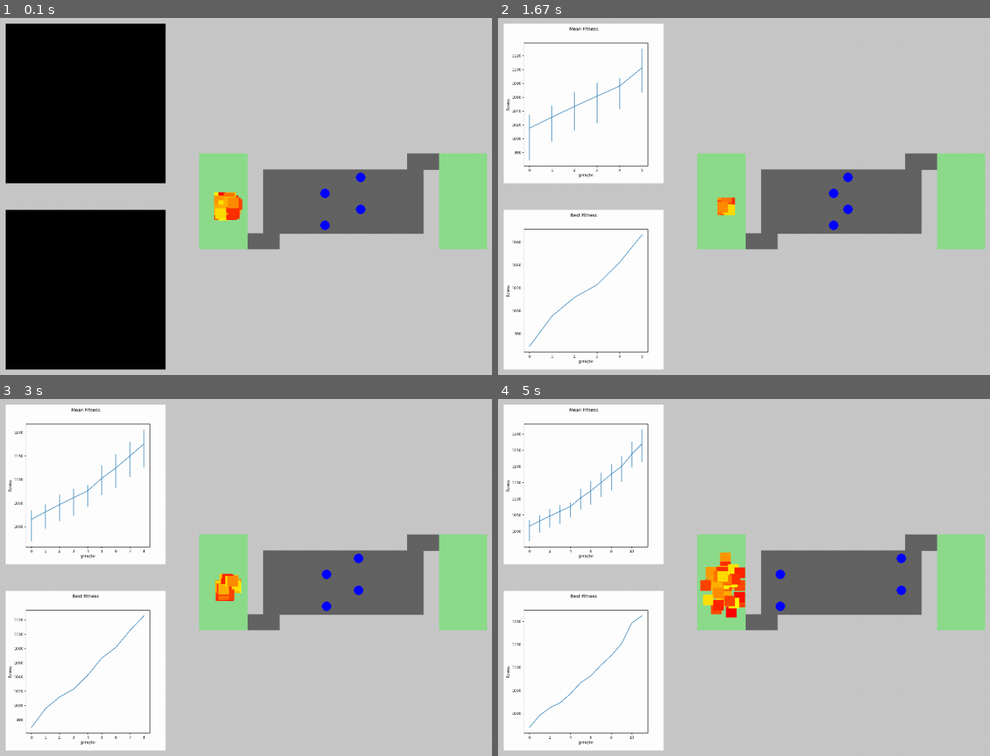
Above: before the commit, frames 1-4 (two rows, left to right).
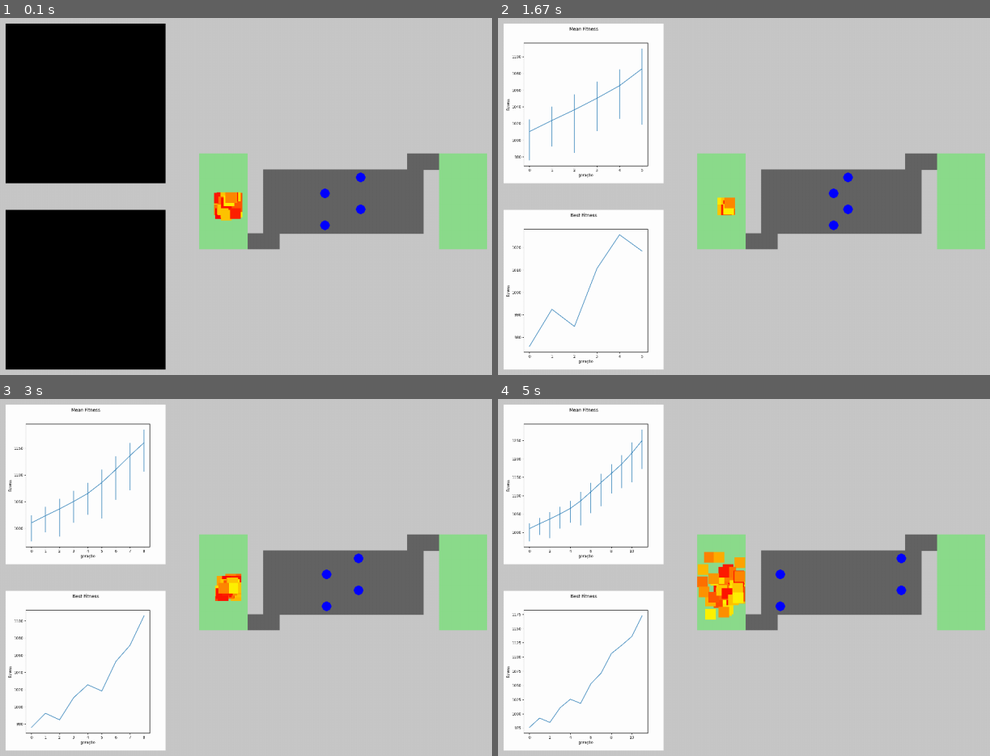
Above: after the commit, the same moments.

Repository: carolineap/hardest-pygame-ever
Game: pygame game, started from simulation_one.py
Same seed, same stepped clock (60 frames per second), same inputs: the game is played once before the commit and once after it.
Inputs:
- Up to frame 1 (0.1 s): no input
- Up to frame 2 (1.67 s): hold Right 0.33-0.8 s; hold Up 0.83-1.13 s; hold W 0.83-1.13 s; tap Space at 0.9, 1.23, 1.53 s; hold Right 1.17-1.63 s; hold D 1.17-1.63 s
- Up to frame 3 (3 s): hold Left 1.67-2.2 s; hold A 1.67-2.2 s; tap Space at 1.73, 2.03, 2.3, 2.63, 2.93 s; hold Down 2.23-2.53 s; hold S 2.23-2.53 s; hold Left 2.57-2.97 s; hold A 2.57-2.97 s
- Up to frame 4 (5 s): hold Up 3-3.37 s; hold W 3-3.37 s; tap Space at 3.07, 3.47, 3.77, 4.13 s; hold Right 3.4-4.03 s; hold D 3.4-4.03 s; hold Down 4.07-4.43 s; hold S 4.07-4.43 s; hold Right from 4.97 s (still down); hold D from 4.97 s (still down)

The runs differ from the first frame. In frame 1, 0.3% of the frame differs, in the area x 43-50%, y 48-57%; in frame 2, 0.9%; in frame 3, 1.1%; in frame 4, 2.2%, in the area x 2-51%, y 9-93%.

Commit message:
add death field

Diff:
--- a/simulation_one.py
+++ b/simulation_one.py
@@ -10,194 +10,196 @@
 
 
 def create_mean_graphic(time, pop_min, pop_max, pop_mean, ax_mean, fig_mean, fig_mean_file, index):
-	pop_error = [pop_min, pop_max]
-	error_interval = (index // 50) + 1
-	ax_mean.errorbar(np.arange(index + 1), pop_mean, yerr=pop_error, errorevery=error_interval)
-	ax_mean.set_xlabel("geração")
-	ax_mean.set_ylabel('fitness')
-	fig_mean.suptitle('Mean Fitness')
-	fig_mean.savefig(str(time) + fig_mean_file, dpi=100)
-	plt.close(fig_mean)
+    pop_error = [pop_min, pop_max]
+    error_interval = (index // 50) + 1
+    ax_mean.errorbar(np.arange(index + 1), pop_mean, yerr=pop_error, errorevery=error_interval)
+    ax_mean.set_xlabel("geração")
+    ax_mean.set_ylabel('fitness')
+    fig_mean.suptitle('Mean Fitness')
+    fig_mean.savefig(str(time) + fig_mean_file, dpi=100)
+    plt.close(fig_mean)
 
 def create_best_graphic(time, pop_best, ax_best, fig_best, fig_best_file, index):
-	ax_best.plot(np.arange(index + 1), pop_best)
-	ax_best.set_xlabel("geração")
-	ax_best.set_ylabel('fitness')
-	fig_best.suptitle('Best Fitness')
-	fig_best.savefig(str(time) + fig_best_file, dpi=100)
-	plt.close(fig_best)
+    ax_best.plot(np.arange(index + 1), pop_best)
+    ax_best.set_xlabel("geração")
+    ax_best.set_ylabel('fitness')
+    fig_best.suptitle('Best Fitness')
+    fig_best.savefig(str(time) + fig_best_file, dpi=100)
+    plt.close(fig_best)
 
 def simulate_game(seed, population_size, sim_type="steady", display=False, poison=True):
-	random.seed(seed)
-
-	max_iterations = 500
-	state_size = 15
-	i = 0
-	j = 0
-
-	increase_state = 0
-	winners = 0
-	min_winners = int(0.5*population_size)
-
-	mutation_rate = 0.3
-	crossover_pos = 1
-
-	now = datetime.now()
-	# dd/mm/YY-H:M:S
-	if not os.path.isdir("Tests/Figures/"):
-		os.mkdir("Tests/Figures/")
-
-	dt_string = now.strftime("Tests/Figures/" + sim_type + "-" + str(population_size) +"%d-%m-%Y-%H-%M-%S")
-	n = 5
-
-	max_state_size = 500
-
-	state_increment = 10
-
-	d = int((state_size/2))
-
-	if sim_type == 'entire':
-		population = ga_entire.create_initial_population(population_size, state_size, d)
-	elif sim_type == 'steady' or sim_type == 'roulette':
-		population = ga.create_initial_population(population_size, state_size, d)
-	else:
-		raise Exception("Sim type not defined")
-
-	best_win = None
-
-	# Graphic lists
-	pop_max_error = []
-	pop_min_error = []
-	pop_mean = []
-	pop_best = []
-
-	fig_mean_file = 'pop_mean.png'
-	fig_best_file = 'pop_max.png'
-
-	best_win = None
-
-	app = App(len(population), display=display, poison=poison)
-
-	while(j < max_iterations and winners < min_winners):
-
-		fig_mean, ax_mean = plt.subplots(figsize=(6, 6))
-		fig_best, ax_best = plt.subplots(figsize=(6, 6))
-
-		best = None
-		worst = None
-
-		d = int((state_size/2)) #max number of repetitions
-
-		print("Starting simulation of generation " + str(j), state_size)
-
-		results = app.run([individual.state[:state_size] for individual in population], (state_size))
-
-		for i in range(len(population)):
-			population[i].win = results[i][0]
-			population[i].best_position = results[i][1]
-			population[i].action_best_position = results[i][2]
-			population[i].poison = results[i][3]
-
-			if population[i].win:
-				print("Alguém venceu!!!")
-				winners += 1
-
-			if population[i].win:
-				if not best_win or population[i].fitness() < best_win.fitness():
-					best_win = population[i]
-
-			if not best or population[i].fitness() < best.fitness():
-				best = population[i]
-
-			if not worst or population[i].fitness() > worst.fitness():
-				worst = population[i]
-
-		population_mean = np.mean([p.fitness() for p in population])
-
-		pop_mean.append(population_mean)
-		pop_max_error.append(worst.fitness() - population_mean)
-		pop_min_error.append(population_mean - best.fitness())
-
-		pop_best.append(best.fitness())
-
-		create_mean_graphic(dt_string, pop_min_error, pop_max_error, pop_mean, ax_mean, fig_mean, fig_mean_file, j)
-		app.update_mean_graph(str(dt_string) + fig_mean_file)
-
-		create_best_graphic(dt_string, pop_best, ax_best, fig_best, fig_best_file, j)
-		app.update_max_graph(str(dt_string) + fig_best_file)
-
-		new_population = []
-
-		if sim_type == "steady":
-			clone_pop, crossover_pop = ga.selection(population)
-
-			for ind in clone_pop:
-				if ind.fitness() == best.fitness():
-					new_state = ga.mutation(ind.state, ind.action_best_position, d)
-				else:
-					new_state = ga.mutation(ind.state, ind.action_best_position-random.randint(0, 5), d)
-				new_population.append(ga.Individual(new_state))
-
-			for i in range(0, int(len(crossover_pop) / 2), 2):
-				point = min(crossover_pop[i].action_best_position, crossover_pop[i+1].action_best_position)
-				ind1, ind2 = ga.crossover(crossover_pop[i].state, crossover_pop[i+1].state, point)
-				new_population.append(ga.Individual(ind1))
-				new_population.append(ga.Individual(ind2))
-		elif sim_type == 'roulette':
-			selected = ga.roulette_selection(population)
-
-			for ind in selected:
-				if ind.fitness() == best.fitness():
-					new_state = ga.mutation(ind.state, ind.action_best_position, d)
-				else:
-					new_state = ga.mutation(ind.state, ind.action_best_position-random.randint(0, 5), d)
-				new_population.append(ga.Individual(new_state))
-		elif sim_type == 'entire':
-			parents_selection = ga_entire.selection(population)
-			change_point = 0
-			for i in range(int(len(parents_selection) / 2)):
-				change_point += int(crossover_pos)
-				new_ind_1_crom, new_ind_2_crom = ga.crossover(parents_selection[2*i].state, parents_selection[(2*i)+1].state, change_point)
-
-				if random.random() <= mutation_rate:
-					new_ind_1_crom = ga_entire.mutation(new_ind_1_crom, len(new_ind_1_crom), state_size - change_point,
-												 parents_selection[2 * i].death)
-					new_ind_2_crom = ga_entire.mutation(new_ind_2_crom, len(new_ind_2_crom), state_size - change_point,
-												 parents_selection[(2 * i) + 1].death)
-
-				new_population.append(ga_entire.Individual(new_ind_1_crom))
-				new_population.append(ga_entire.Individual(new_ind_2_crom))
-		else:
-			raise Exception("Sim type not defined")
-
-		population = new_population.copy()
-
-		j += 1
-
-		increase_state += 1
-
-		if (increase_state%n == 0 or best.action_best_position - 5 >= state_size) and (state_size+state_increment) <= max_state_size:
-			crossover_pos += 0.05
-			state_size += state_increment
-			population = ga.increase_state(population, state_size, d)
-			increase_state = 0
-
-	if not best_win:
-		best_solution = 0
-		best_state = 0
-	else:
-		best_solution = best_win.action_best_position
-		best_state = best_win.state
-
-	wt.write_csv("simulation_one_"+str(population_size), sim_type, population_size, max_iterations, j, winners, state_size, n, state_increment, max_state_size, best_solution,best_state)
+    random.seed(seed)
+
+    max_iterations = 500
+    state_size = 15
+    i = 0
+    j = 0
+
+    increase_state = 0
+    winners = 0
+    min_winners = int(0.5*population_size)
+
+    mutation_rate = 0.3
+    crossover_pos = 1
+
+    now = datetime.now()
+    # dd/mm/YY-H:M:S
+    if not os.path.isdir("Tests/Figures/"):
+        os.mkdir("Tests/Figures/")
+
+    dt_string = now.strftime("Tests/Figures/" + sim_type + "-" + str(population_size) +"%d-%m-%Y-%H-%M-%S")
+    n = 5
+
+    max_state_size = 500
+
+    state_increment = 10
+
+    d = int((state_size/2))
+
+    if sim_type == 'entire':
+        population = ga_entire.create_initial_population(population_size, state_size, d)
+    elif sim_type == 'steady' or sim_type == 'roulette':
+        population = ga.create_initial_population(population_size, state_size, d)
+    else:
+        raise Exception("Sim type not defined")
+
+    best_win = None
+
+    # Graphic lists
+    pop_max_error = []
+    pop_min_error = []
+    pop_mean = []
+    pop_best = []
+
+    fig_mean_file = 'pop_mean.png'
+    fig_best_file = 'pop_max.png'
+
+    best_win = None
+
+    app = App(len(population), display=display, poison=poison)
+
+    while(j < max_iterations and winners < min_winners):
+
+        fig_mean, ax_mean = plt.subplots(figsize=(6, 6))
+        fig_best, ax_best = plt.subplots(figsize=(6, 6))
+
+        best = None
+        worst = None
+
+        d = int((state_size/2)) #max number of repetitions
+
+        print("Starting simulation of generation " + str(j), state_size)
+
+        results = app.run([individual.state[:state_size] for individual in population], (state_size))
+
+        for i in range(len(population)):
+            population[i].win = results[i][0]
+            population[i].best_position = results[i][1]
+            population[i].action_best_position = results[i][2]
+            population[i].poison = results[i][3]
+            population[i].death = results[i][4]
+
+            if population[i].win:
+                print("Alguém venceu!!!")
+                winners += 1
+
+            if population[i].win:
+                if not best_win or population[i].fitness() < best_win.fitness():
+                    best_win = population[i]
+
+            if not best or population[i].fitness() < best.fitness():
+                best = population[i]
+
+            if not worst or population[i].fitness() > worst.fitness():
+                worst = population[i]
+
+        population_mean = np.mean([p.fitness() for p in population])
+
+        pop_mean.append(population_mean)
+        pop_max_error.append(worst.fitness() - population_mean)
+        pop_min_error.append(population_mean - best.fitness())
+
+        pop_best.append(best.fitness())
+
+        create_mean_graphic(dt_string, pop_min_error, pop_max_error, pop_mean, ax_mean, fig_mean, fig_mean_file, j)
+        app.update_mean_graph(str(dt_string) + fig_mean_file)
+
+        create_best_graphic(dt_string, pop_best, ax_best, fig_best, fig_best_file, j)
+        app.update_max_graph(str(dt_string) + fig_best_file)
+
+        new_population = []
+
+        if sim_type == "steady":
+            clone_pop, crossover_pop = ga.selection(population)
+
+            for ind in clone_pop:
+                if ind.fitness() == best.fitness():
+                    new_state = ga.mutation(ind.state, ind.action_best_position, d)
+                else:
+                    new_state = ga.mutation(ind.state, ind.action_best_position-random.randint(0, 5), d)
+                new_population.append(ga.Individual(new_state))
+
+            for i in range(0, int(len(crossover_pop) / 2), 2):
+                point = min(crossover_pop[i].action_best_position, crossover_pop[i+1].action_best_position)
+                ind1, ind2 = ga.crossover(crossover_pop[i].state, crossover_pop[i+1].state, point)
+                new_population.append(ga.Individual(ind1))
+                new_population.append(ga.Individual(ind2))
+        elif sim_type == 'roulette':
+            selected = ga.roulette_selection(population)
+
+            for ind in selected:
+                if ind.fitness() == best.fitness():
+                    new_state = ga.mutation(ind.state, ind.action_best_position, d)
+                else:
+                    new_state = ga.mutation(ind.state, ind.action_best_position-random.randint(0, 5), d)
+                new_population.append(ga.Individual(new_state))
+        elif sim_type == 'entire':
+            parents_selection = ga_entire.selection(population)
+            change_point = 0
+            for i in range(int(len(parents_selection) / 2)):
+                change_point += int(crossover_pos)
+                new_ind_1_crom, new_ind_2_crom = ga.crossover(parents_selection[2*i].state, parents_selection[(2*i)+1].state, change_point)
+
+                if random.random() <= mutation_rate:
+                    new_ind_1_crom = ga_entire.mutation(new_ind_1_crom, len(new_ind_1_crom), state_size - change_point,
+                                                 parents_selection[2 * i].death)
+                    new_ind_2_crom = ga_entire.mutation(new_ind_2_crom, len(new_ind_2_crom), state_size - change_point,
+                                                 parents_selection[(2 * i) + 1].death)
+
+                new_population.append(ga_entire.Individual(new_ind_1_crom))
+                new_population.append(ga_entire.Individual(new_ind_2_crom))
+        else:
+            raise Exception("Sim type not defined")
+
+        population = new_population.copy()
+
+        j += 1
+
+        increase_state += 1
+
+        if (increase_state%n == 0 or best.action_best_position - 5 >= state_size) and (state_size+state_increment) <= max_state_size:
+            crossover_pos += 0.05
+            state_size += state_increment
+            population = ga.increase_state(population, state_size, d)
+            increase_state = 0
+
+    if not best_win:
+        best_solution = 0
+        best_state = 0
+    else:
+        best_solution = best_win.action_best_position
+        best_state = best_win.state
+
+    wt.write_csv("simulation_one_"+str(population_size), sim_type, population_size, max_iterations, j, winners, state_size, n, state_increment, max_state_size, best_solution,best_state)
 
 if __name__ == "__main__":
-	number_of_tests = 9
-	sim_type = ["steady", "entire", "roulette"]
-	seeds = [i*10 for i in range(0, number_of_tests*len(sim_type))] # x2 because has steady and roullete type
-	population_size = [200]*number_of_tests
-	i = 0
-	for p in population_size:
-		for t in sim_type:
-			simulate_game(seeds[i], p, sim_type=t, display=True, poison=True)
-			i += 1
+    number_of_tests = 1
+    #sim_type = ["steady", "entire", "roulette"]
+    sim_type = ["entire"]
+    seeds = [i*10 for i in range(0, number_of_tests*len(sim_type))] # x2 because has steady and roullete type
+    population_size = [100]*number_of_tests
+    i = 0
+    for p in population_size:
+        for t in sim_type:
+            simulate_game(seeds[i], p, sim_type=t, display=True, poison=True)
+            i += 1
--- a/src/AppSimulation.py
+++ b/src/AppSimulation.py
@@ -53,7 +53,7 @@
 
         results = []
         for i in range(len(self.players)):
-            results.append([False, 1000, -1, 0])
+            results.append([False, 1000, -1, 0, n-1])
 
         for i in range(n):
             # Force a simulation time, this will make display looks
@@ -70,7 +70,11 @@
                     not_dead = True
                     self.input_loop(actions[j][i])
 
-                    results[j][0] = self.exec_loop(s_dt, j) #win
+                    results[j][0], death = self.exec_loop(s_dt, j) #win
+
+                    if (death == 1):
+                        results[j][4] = i #marca a posição que morreu
+
                     results[j][3] = self.level_one.poison_player(self.players[j]) if self.poison else 0
 
                     if results[j][0]:
@@ -104,13 +108,13 @@
         self.players[j].move(self.value, dt)
 
         if self.players[j].is_dead(self.enemies):
-            return False
+            return False,1
 
         # Check if won
         if self.level_one.end_area.colliderect(self.players[j].collision_box()):
-            return True
+            return True,0
 
-        return False
+        return False,0
 
     def restart(self):
         for player in self.players:
